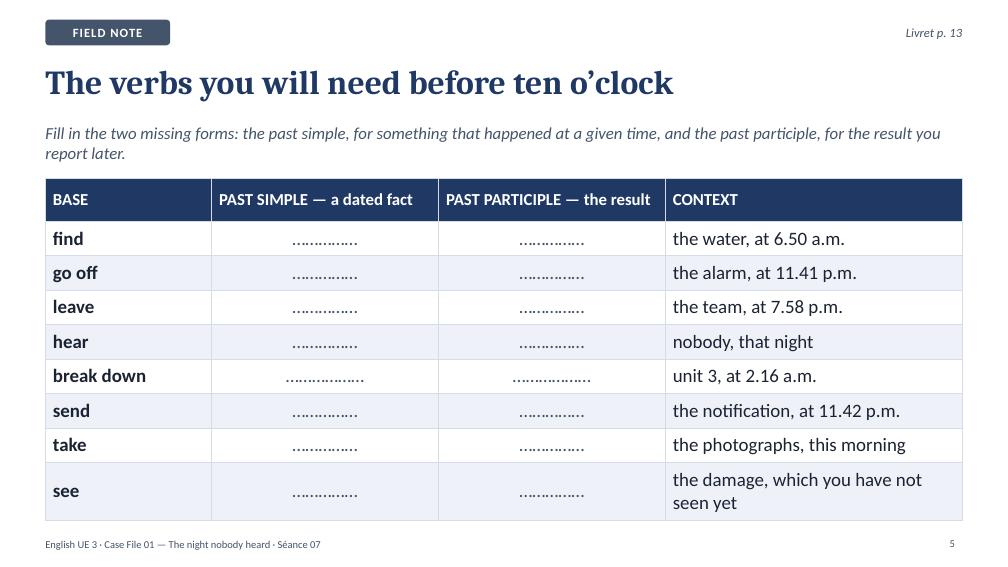
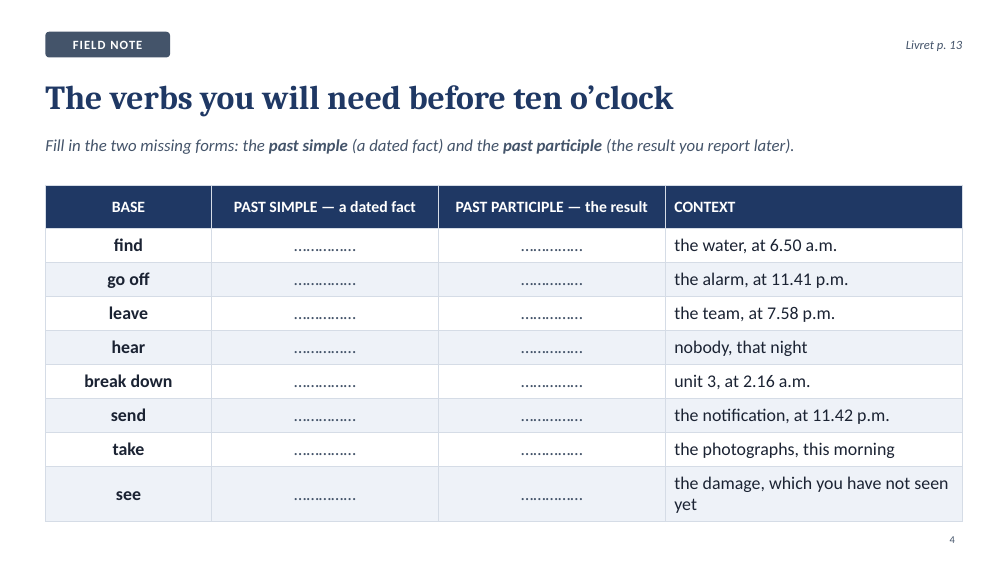
Before and after one commit to ajouniaux/talenleren, a slide deck: slide 4 of powerpoints/Seance_07_Scene3_Verbs_and_collocations.pptx (slide 5 before the commit). Drawn at 1008x567 pixels with LibreOffice and Linux fonts; fonts in the diff are those of the drawing. Boxes give left, top, right and bottom in pixels: in the first picture for what was removed or moved away, otherwise in the second. Text is boxed around its words. In the diff, an @@ line names an element or a change of style, - is before the commit and + after.

```diff
--- a/powerpoints/Seance_07_Scene3_Verbs_and_collocations.pptx
+++ b/powerpoints/Seance_07_Scene3_Verbs_and_collocations.pptx
@@ rounded rectangle "FIELD NOTE": place and size @@
-rounded rectangle "FIELD NOTE" at box(45, 20, 170, 45)
+rounded rectangle "FIELD NOTE" at box(45, 32, 170, 57)
@@ text "Livret p. 13": place and size @@
-text "Livret p. 13" at box(906, 28, 962, 39)
+text "Livret p. 13" at box(906, 40, 962, 51)
@@ title "The verbs you will need ...": place and size @@
-title "The verbs you will need ..." at box(45, 70, 673, 102)
+title "The verbs you will need ..." at box(45, 85, 673, 117)
@@ text at box(45, 139, 795, 154): text changed @@
-Fill in the two missing forms: the past simple, for something that happened at a given time, and the past participle, for the result you report later.
+Fill in the two missing forms: the past simple (a dated fact) and the past participle (the result you report later).
@@ table at box(45, 185, 963, 517) @@
-row 6, column 2: ………………
+row 6, column 2: ……………
-row 6, column 3: ………………
+row 6, column 3: ……………
@@ size 16 to 15 pt in "BASE", "PAST SIMPLE — a dated fact", "PAST PARTICIPLE — the result", "CONTEXT" @@
@@ size 18 to 17 pt in "find", "……………", "……………", "the water, at 6.50 a.m." and 26 more places @@
@@ alignment left to centre @@
@@ table: place and size @@
-table at box(45, 178, 963, 516)
+table at box(45, 185, 963, 517)
@@ page number added at box(950, 536, 955, 543), 10 pt, text #44546A @@
+4
@@ text removed at box(45, 540, 321, 550) @@
-English UE 3 · Case File 01 — The night nobody heard · Séance 07
@@ page number removed at box(950, 540, 955, 547) @@
-5
```
Also in this commit, not shown: 16 other slides changed, 7 slides added, 1 slide removed, 10 other files.
